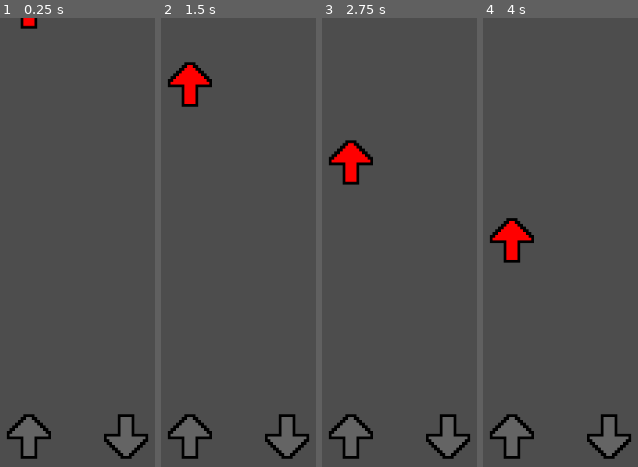
Above: before the commit, frames 1-4 (left to right).
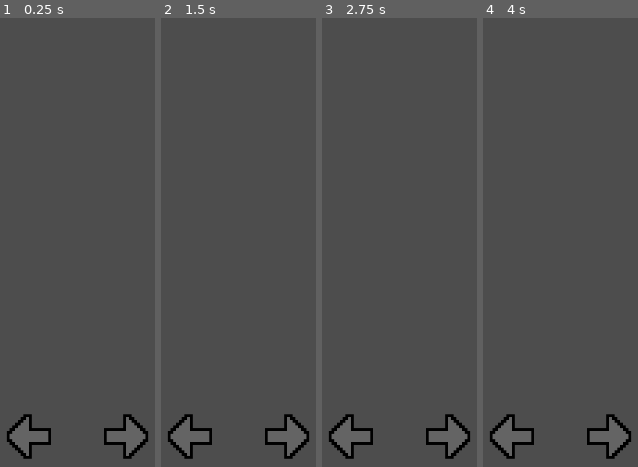
Above: after the commit, the same moments.

Repository: KingBanana64/SwinburnePrototypingClass
Game: Godot game, scene res://arrowSequenceTest/levels/level.tscn
Two runs of this game, one before a commit and one after it. Both use one fixed random seed, a clock stepped at 60 frames per second and the inputs below. The project has no main scene, so this scene is started directly.
Inputs:
- Up to frame 1 (0.25 s): no input
- Up to frame 2 (1.5 s): no input
- Up to frame 3 (2.75 s): no input
- Up to frame 4 (4 s): no input

The runs differ from the first frame. In frame 1, 1.9% of the frame differs, in the area x 4-96%, y 0-99%; in frame 2, 3.2%; in frame 3, 3.3%, in the area x 4-96%, y 27-99%; in frame 4, 3.3%.

Commit message:
fixed arrows
up to 6:53 in tutorial

Diff:
--- a/gamefile/arrowSequenceTest/levels/level.tscn
+++ b/gamefile/arrowSequenceTest/levels/level.tscn
@@ -1,7 +1,6 @@
-[gd_scene load_steps=3 format=3 uid="uid://cwlylhx3laqpu"]
+[gd_scene load_steps=2 format=3 uid="uid://cwlylhx3laqpu"]
 
 [ext_resource type="PackedScene" uid="uid://c1tv0oc6x7wtt" path="res://arrowSequenceTest/objects/key_listener.tscn" id="1_oeh1b"]
-[ext_resource type="PackedScene" uid="uid://bekkupxl4f2s7" path="res://arrowSequenceTest/objects/falling_key.tscn" id="2_otqo1"]
 
 [node name="level" type="Node2D"]
 
@@ -15,6 +14,3 @@
 position = Vector2(70, 280)
 frame = 1
 key_name = "button_right"
-
-[node name="FallingKey" parent="." instance=ExtResource("2_otqo1")]
-position = Vector2(-70, -363)
Binary file changed: gamefile/arrowSequenceTest/art/arrows.png
